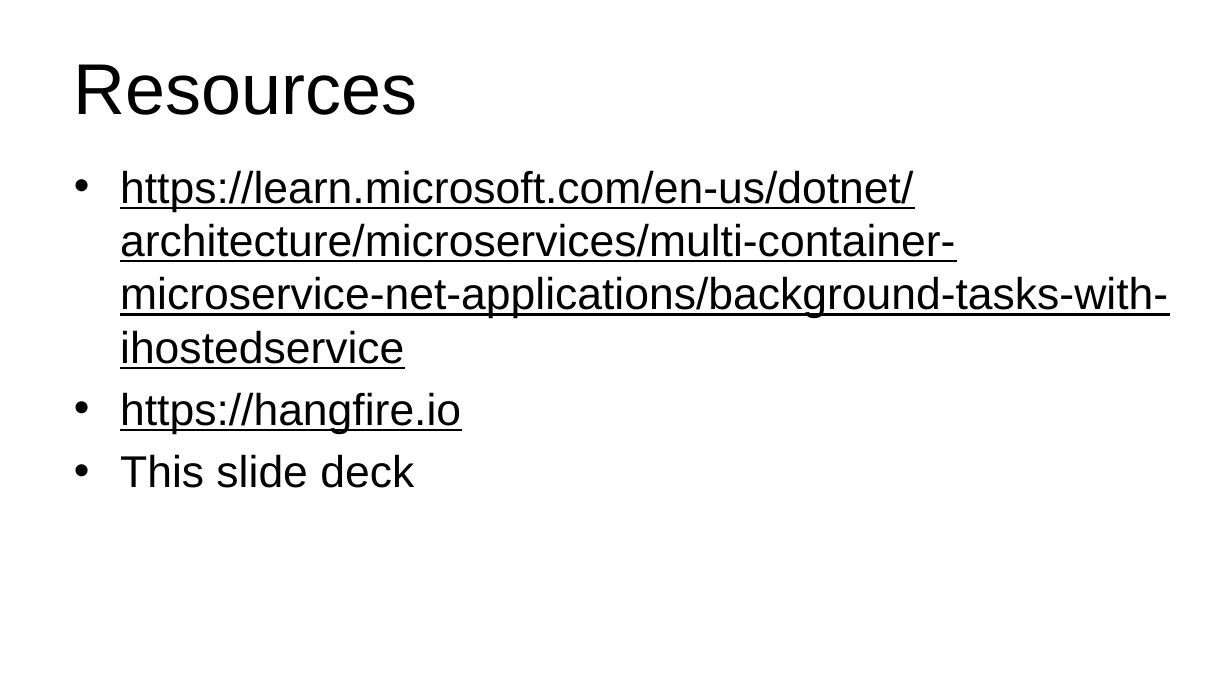
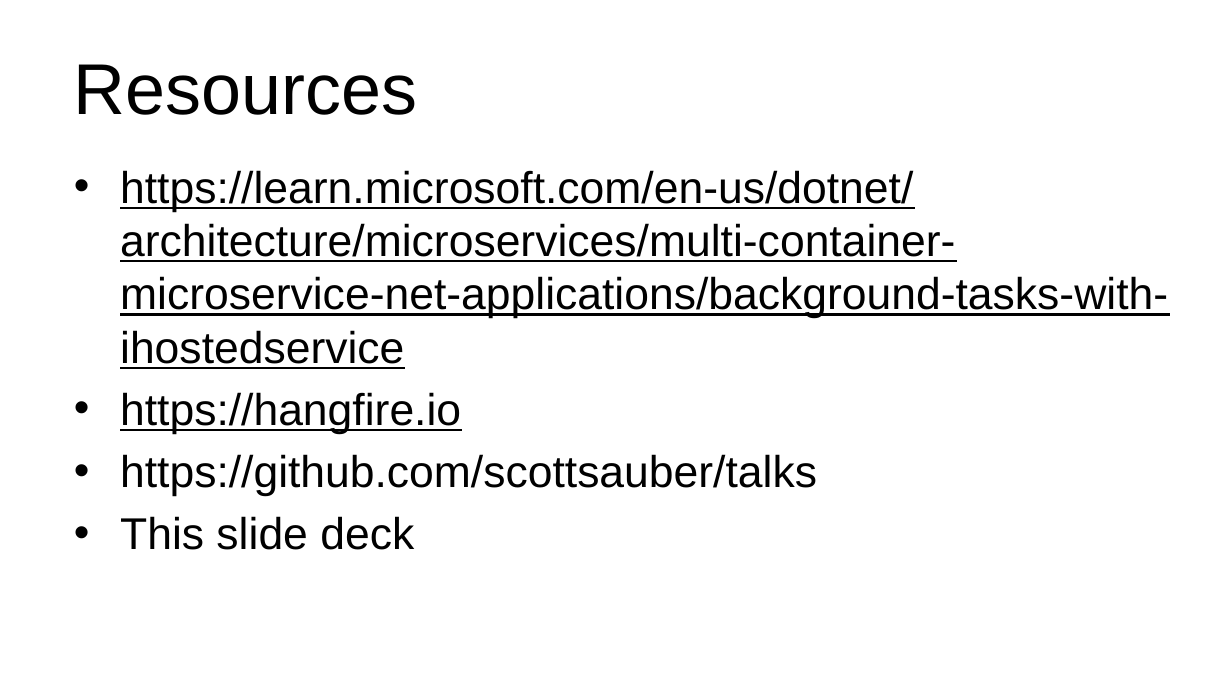
Before and after one commit to scottsauber/talks, a slide deck: slide 41 of 2024-11-21-VSLiveOrlando-BackgroundOnBackgroundTasks/Background-On-Background-Tasks-In-DotNet9.pptx. Drawn at 1232x693 pixels with LibreOffice and Linux fonts; fonts in the diff are those of the drawing; background and template pictures are left out. Boxes give left, top, right and bottom in pixels: in the first picture for what was removed or moved away, otherwise in the second. Text is boxed around its words. In the diff, an @@ line names an element or a change of style, - is before the commit and + after.

```diff
--- a/2024-11-21-VSLiveOrlando-BackgroundOnBackgroundTasks/Background-On-Background-Tasks-In-DotNet9.pptx
+++ b/2024-11-21-VSLiveOrlando-BackgroundOnBackgroundTasks/Background-On-Background-Tasks-In-DotNet9.pptx
@@ text at [120,454,817,496]: paragraph added @@
+• https://github.com/scottsauber/talks
```
Also in this commit, not shown: 7 other files.
